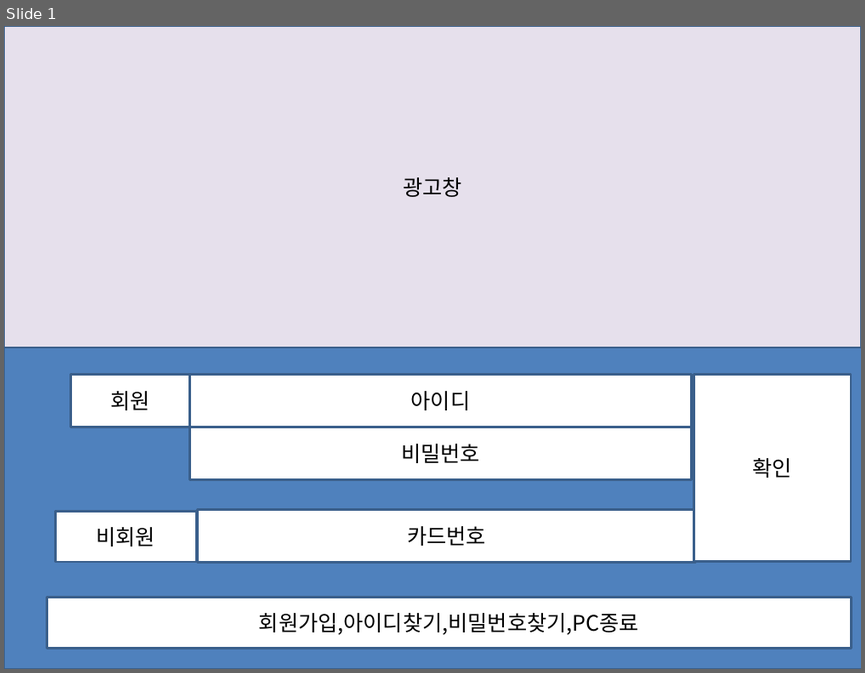
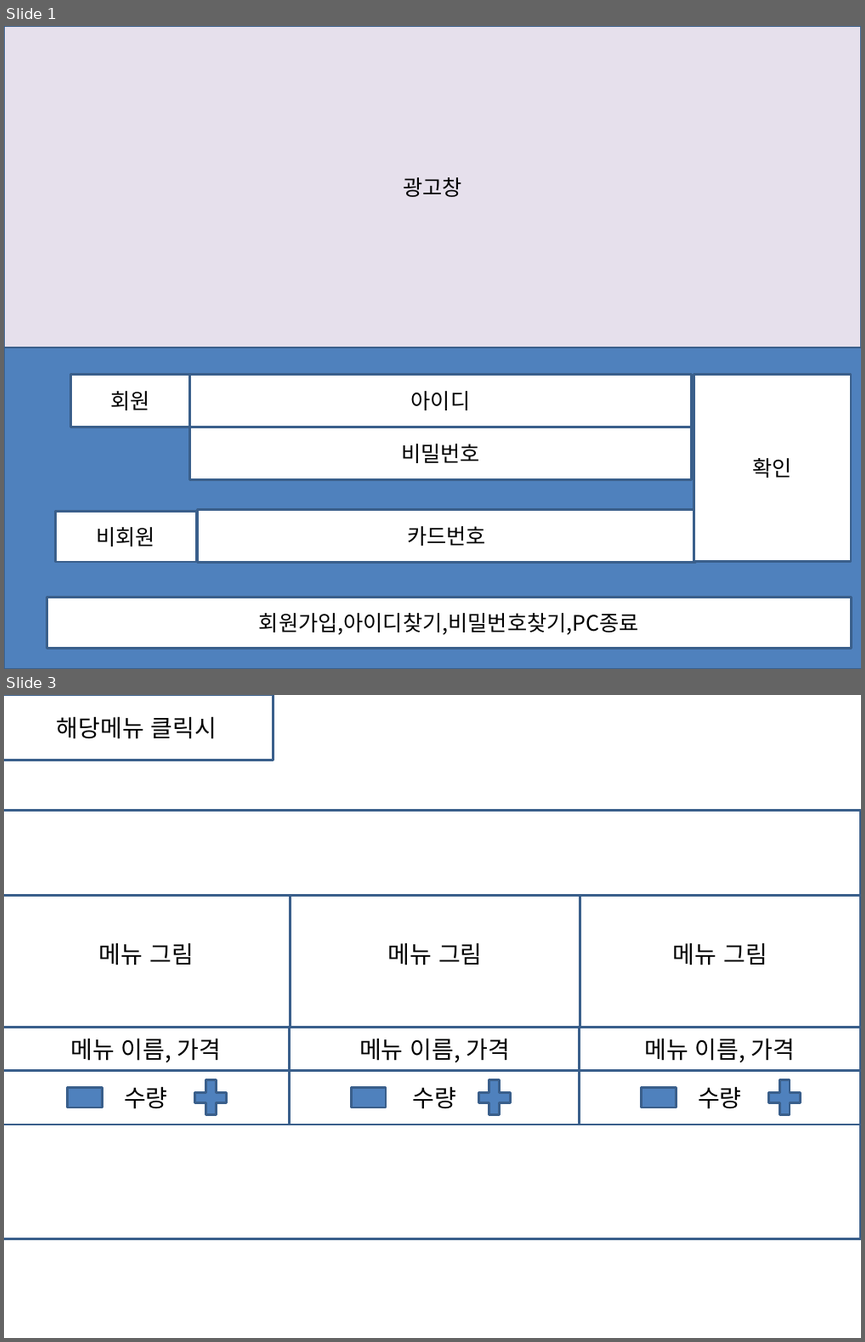
Before and after one commit to Kimmugyum/PC-menu, a slide deck: PC방 화면설계서.pptx. Shown one above the other, each under a label of ours: slide 1 before the commit, slides 1 and 3 after it; the slides between them are not shown. The pictures are 865x673 and 865x1342 pixels, drawn with LibreOffice and Linux fonts; fonts in the diff are those of the drawing. Boxes give left, top, right and bottom in pixels: in the first picture for what was removed or moved away, otherwise in the second. Text is boxed around its words. In the diff, an @@ line names an element or a change of style, - is before the commit and + after.

```diff
--- a/PC방 화면설계서.pptx
+++ b/PC방 화면설계서.pptx
@@ slide 3 added at bbox=[4, 695, 861, 1338], background #FFFFFF @@
@@ rectangle added at bbox=[4, 695, 273, 760], fill #FFFFFF, outline #3A5F8C 2 pt, 20 pt, text #000000 @@
+해당메뉴 클릭시
@@ rectangle added at bbox=[4, 810, 861, 1238], fill #FFFFFF, outline #3A5F8C 2 pt @@
@@ rectangle added at bbox=[4, 895, 291, 1097], fill #FFFFFF, outline #3A5F8C 2 pt, 20 pt, text #000000 @@
+메뉴 그림
@@ rectangle added at bbox=[290, 895, 579, 1097], fill #FFFFFF, outline #3A5F8C 2 pt, 20 pt, text #000000 @@
+메뉴 그림
@@ rectangle added at bbox=[579, 895, 860, 1097], fill #FFFFFF, outline #3A5F8C 2 pt, 20 pt, text #000000 @@
+메뉴 그림
@@ rectangle added at bbox=[4, 1027, 291, 1071], fill #FFFFFF, outline #3A5F8C 2 pt, 20 pt, text #000000 @@
+메뉴 이름, 가격
@@ rectangle added at bbox=[290, 1027, 579, 1071], fill #FFFFFF, outline #3A5F8C 2 pt, 20 pt, text #000000 @@
+메뉴 이름, 가격
@@ rectangle added at bbox=[579, 1027, 861, 1071], fill #FFFFFF, outline #3A5F8C 2 pt, 20 pt, text #000000 @@
+메뉴 이름, 가격
@@ rectangle added at bbox=[4, 1071, 291, 1124], fill #FFFFFF, outline #3A5F8C 2 pt, 20 pt, text #000000 @@
+수량
@@ math minus added at bbox=[62, 1054, 109, 1140], fill #4F81BD, outline #3A5F8C 2 pt @@
@@ plus sign added at bbox=[190, 1074, 233, 1121], fill #4F81BD, outline #3A5F8C 2 pt @@
@@ rectangle added at bbox=[290, 1071, 579, 1124], fill #FFFFFF, outline #3A5F8C 2 pt, 20 pt, text #000000 @@
+수량
@@ math minus added at bbox=[345, 1054, 392, 1140], fill #4F81BD, outline #3A5F8C 2 pt @@
@@ plus sign added at bbox=[472, 1074, 516, 1121], fill #4F81BD, outline #3A5F8C 2 pt @@
@@ rectangle added at bbox=[579, 1071, 861, 1124], fill #FFFFFF, outline #3A5F8C 2 pt, 20 pt, text #000000 @@
+수량
@@ math minus added at bbox=[635, 1054, 681, 1140], fill #4F81BD, outline #3A5F8C 2 pt @@
@@ plus sign added at bbox=[763, 1074, 806, 1121], fill #4F81BD, outline #3A5F8C 2 pt @@
```
Also in this commit, not shown: 1 slide changed, 1 other slide added, 6 other files.
